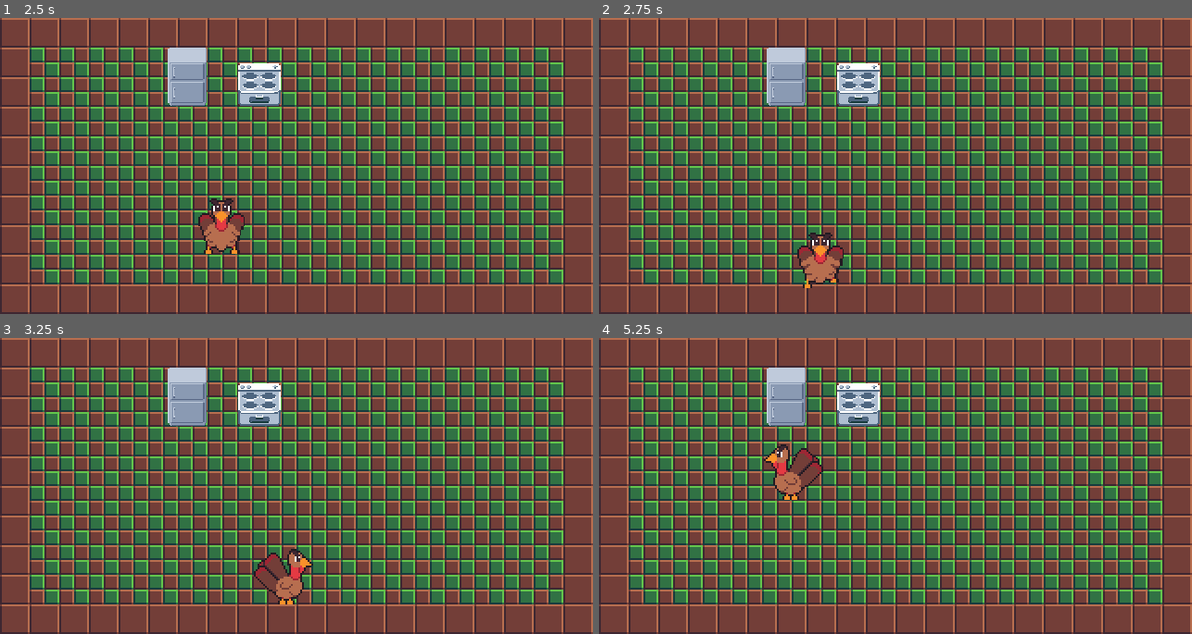
Above: before the commit, frames 1-4 (two rows, left to right).
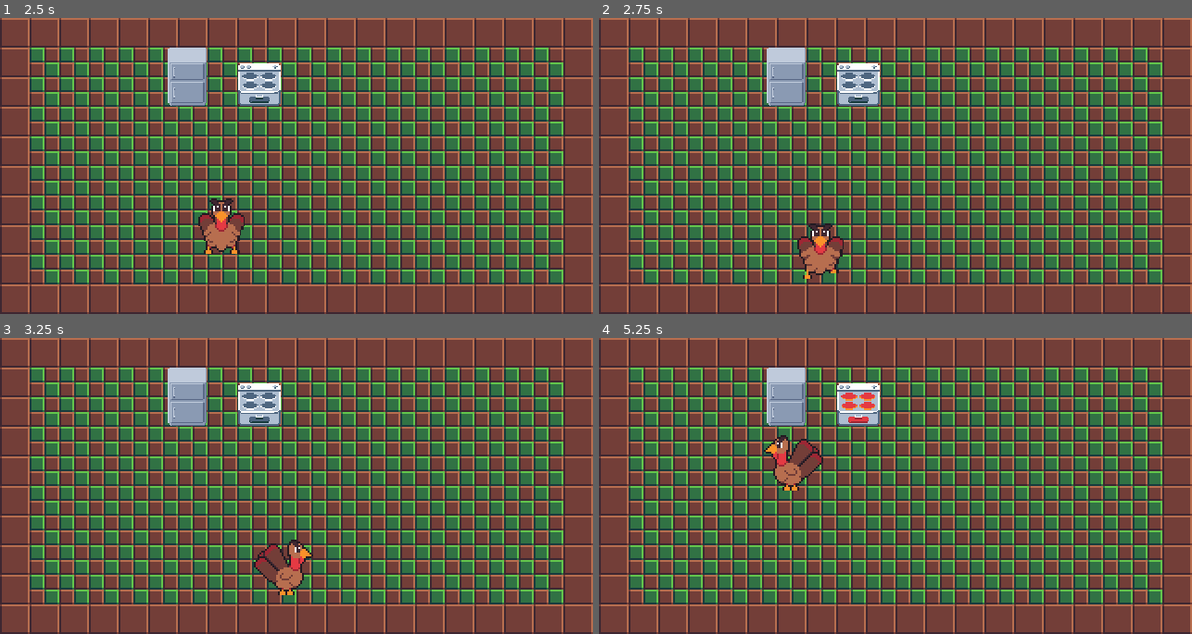
Above: after the commit, the same moments.

Repository: alexfaus08/Animals-Revenge
Game: Godot game, scene res://TitleScreen.tscn
The game is run twice, just before and just after one commit, with the same random seed, the same clock (stepped at 60 frames per second) and the same inputs.
Inputs:
- Up to frame 1 (2.5 s): click "Start" at 0.5 s; tap Enter at 1.25 s; hold Right (ui_right) 1.28-2.03 s; tap Space (ui_select) at 1.35, 1.52, 1.82, 2.1, 2.27 s; hold Down (ui_down) from 2.03 s (still down)
- Up to frame 2 (2.75 s): keep holding Down (ui_down); tap Space (ui_select) at 2.57 s
- Up to frame 3 (3.25 s): release Down (ui_down) at 2.78 s; hold Right (ui_right) from 2.78 s (still down); tap Space (ui_select) at 2.85 s
- Up to frame 4 (5.25 s): release Right (ui_right) at 3.53 s; hold Up (ui_up) 3.53-4.28 s; tap Space (ui_select) at 3.6, 3.77, 4.07, 4.35, 4.52, 4.82, 5.1 s; hold Left (ui_left) from 4.28 s (still down)

Frame 1 is identical in both runs. In frame 2, 1.0% of the frame differs, in the area x 33-42%, y 69-92%; in frame 3, 1.1%; in frame 4, 1.4%, in the area x 27-47%, y 18-55%.

Commit message:
Fridge has interaction abilities

Diff:
--- /dev/null
+++ b/Fridge.gd
@@ -0,0 +1,15 @@
+extends Area2D
+
+var player_near_fridge
+func _ready():
+	player_near_fridge = false
+	pass
+
+func _process(delta):
+	if(player_near_fridge):
+		if(Input.is_action_just_pressed("ui_select")):
+			print("open")
+
+func _on_Fridge_body_entered(body):
+	if (body.get_name() == "Player"):
+		player_near_fridge = true
--- a/Stove.gd
+++ b/Stove.gd
@@ -1,14 +1,14 @@
 extends Area2D
-var player_near
+var player_near_stove
 var stove_off
-onready var t = get_node("../Timer")
+onready var t = get_node("Stove Timer")
 
 func _ready():
 	stove_off = true
 	$StoveSprite.play("Idle")
 
 func _process(delta):
-	if(player_near and stove_off):
+	if(player_near_stove and stove_off):
 		if(Input.is_action_just_pressed("ui_select")):
 			stove_off = false
 			$StoveSprite.play("Cooking")
@@ -25,11 +25,11 @@
 
 func _on_Stove_body_entered(body):
 	if(body.get_name() == "Player"):
-		player_near = true
+		player_near_stove = true
 
 
 
 
 func _on_Stove_body_exited(body):
 	if(body.get_name() == "Player"):
-		player_near = false
+		player_near_stove = false
--- a/World.tscn
+++ b/World.tscn
@@ -1,53 +1,54 @@
-[gd_scene load_steps=54 format=2]
+[gd_scene load_steps=55 format=2]
 
 [ext_resource path="res://Kitchen_Tiles.tres" type="TileSet" id=1]
-[ext_resource path="res://Fridge.png" type="Texture" id=2]
-[ext_resource path="res://Stove.gd" type="Script" id=3]
-[ext_resource path="res://Stove Sprites/tile001.png" type="Texture" id=4]
-[ext_resource path="res://Stove Sprites/tile002.png" type="Texture" id=5]
-[ext_resource path="res://Stove Sprites/tile003.png" type="Texture" id=6]
-[ext_resource path="res://Stove Sprites/tile004.png" type="Texture" id=7]
-[ext_resource path="res://Player.gd" type="Script" id=8]
-[ext_resource path="res://Turkey_Character/tile026.png" type="Texture" id=9]
-[ext_resource path="res://Turkey_Character/tile027.png" type="Texture" id=10]
-[ext_resource path="res://Turkey_Character/tile028.png" type="Texture" id=11]
-[ext_resource path="res://Turkey_Character/tile029.png" type="Texture" id=12]
-[ext_resource path="res://Turkey_Character/tile031.png" type="Texture" id=13]
-[ext_resource path="res://Turkey_Character/tile032.png" type="Texture" id=14]
-[ext_resource path="res://Turkey_Character/tile033.png" type="Texture" id=15]
-[ext_resource path="res://Turkey_Character/tile034.png" type="Texture" id=16]
-[ext_resource path="res://Turkey_Character/tile035.png" type="Texture" id=17]
-[ext_resource path="res://Turkey_Character/tile036.png" type="Texture" id=18]
-[ext_resource path="res://Turkey_Character/tile037.png" type="Texture" id=19]
-[ext_resource path="res://Turkey_Character/tile038.png" type="Texture" id=20]
-[ext_resource path="res://Turkey_Character/tile039.png" type="Texture" id=21]
-[ext_resource path="res://Turkey_Character/tile040.png" type="Texture" id=22]
-[ext_resource path="res://Turkey_Character/tile041.png" type="Texture" id=23]
-[ext_resource path="res://Turkey_Character/tile042.png" type="Texture" id=24]
-[ext_resource path="res://Turkey_Character/tile021.png" type="Texture" id=25]
-[ext_resource path="res://Turkey_Character/tile022.png" type="Texture" id=26]
-[ext_resource path="res://Turkey_Character/tile023.png" type="Texture" id=27]
-[ext_resource path="res://Turkey_Character/tile024.png" type="Texture" id=28]
-[ext_resource path="res://Turkey_Character/tile001.png" type="Texture" id=29]
-[ext_resource path="res://Turkey_Character/tile002.png" type="Texture" id=30]
-[ext_resource path="res://Turkey_Character/tile003.png" type="Texture" id=31]
-[ext_resource path="res://Turkey_Character/tile004.png" type="Texture" id=32]
-[ext_resource path="res://Turkey_Character/tile005.png" type="Texture" id=33]
-[ext_resource path="res://Turkey_Character/tile006.png" type="Texture" id=34]
-[ext_resource path="res://Turkey_Character/tile007.png" type="Texture" id=35]
-[ext_resource path="res://Turkey_Character/tile008.png" type="Texture" id=36]
-[ext_resource path="res://Turkey_Character/tile009.png" type="Texture" id=37]
-[ext_resource path="res://Turkey_Character/tile010.png" type="Texture" id=38]
-[ext_resource path="res://Turkey_Character/tile011.png" type="Texture" id=39]
-[ext_resource path="res://Turkey_Character/tile012.png" type="Texture" id=40]
-[ext_resource path="res://Turkey_Character/tile046.png" type="Texture" id=41]
-[ext_resource path="res://Turkey_Character/tile047.png" type="Texture" id=42]
-[ext_resource path="res://Turkey_Character/tile048.png" type="Texture" id=43]
-[ext_resource path="res://Turkey_Character/tile049.png" type="Texture" id=44]
-[ext_resource path="res://Turkey_Character/tile016.png" type="Texture" id=45]
-[ext_resource path="res://Turkey_Character/tile017.png" type="Texture" id=46]
-[ext_resource path="res://Turkey_Character/tile018.png" type="Texture" id=47]
-[ext_resource path="res://Turkey_Character/tile019.png" type="Texture" id=48]
+[ext_resource path="res://Fridge.gd" type="Script" id=2]
+[ext_resource path="res://Fridge.png" type="Texture" id=3]
+[ext_resource path="res://Stove.gd" type="Script" id=4]
+[ext_resource path="res://Stove Sprites/tile001.png" type="Texture" id=5]
+[ext_resource path="res://Stove Sprites/tile002.png" type="Texture" id=6]
+[ext_resource path="res://Stove Sprites/tile003.png" type="Texture" id=7]
+[ext_resource path="res://Stove Sprites/tile004.png" type="Texture" id=8]
+[ext_resource path="res://Player.gd" type="Script" id=9]
+[ext_resource path="res://Turkey_Character/tile026.png" type="Texture" id=10]
+[ext_resource path="res://Turkey_Character/tile027.png" type="Texture" id=11]
+[ext_resource path="res://Turkey_Character/tile028.png" type="Texture" id=12]
+[ext_resource path="res://Turkey_Character/tile029.png" type="Texture" id=13]
+[ext_resource path="res://Turkey_Character/tile031.png" type="Texture" id=14]
+[ext_resource path="res://Turkey_Character/tile032.png" type="Texture" id=15]
+[ext_resource path="res://Turkey_Character/tile033.png" type="Texture" id=16]
+[ext_resource path="res://Turkey_Character/tile034.png" type="Texture" id=17]
+[ext_resource path="res://Turkey_Character/tile035.png" type="Texture" id=18]
+[ext_resource path="res://Turkey_Character/tile036.png" type="Texture" id=19]
+[ext_resource path="res://Turkey_Character/tile037.png" type="Texture" id=20]
+[ext_resource path="res://Turkey_Character/tile038.png" type="Texture" id=21]
+[ext_resource path="res://Turkey_Character/tile039.png" type="Texture" id=22]
+[ext_resource path="res://Turkey_Character/tile040.png" type="Texture" id=23]
+[ext_resource path="res://Turkey_Character/tile041.png" type="Texture" id=24]
+[ext_resource path="res://Turkey_Character/tile042.png" type="Texture" id=25]
+[ext_resource path="res://Turkey_Character/tile021.png" type="Texture" id=26]
+[ext_resource path="res://Turkey_Character/tile022.png" type="Texture" id=27]
+[ext_resource path="res://Turkey_Character/tile023.png" type="Texture" id=28]
+[ext_resource path="res://Turkey_Character/tile024.png" type="Texture" id=29]
+[ext_resource path="res://Turkey_Character/tile001.png" type="Texture" id=30]
+[ext_resource path="res://Turkey_Character/tile002.png" type="Texture" id=31]
+[ext_resource path="res://Turkey_Character/tile003.png" type="Texture" id=32]
+[ext_resource path="res://Turkey_Character/tile004.png" type="Texture" id=33]
+[ext_resource path="res://Turkey_Character/tile005.png" type="Texture" id=34]
+[ext_resource path="res://Turkey_Character/tile006.png" type="Texture" id=35]
+[ext_resource path="res://Turkey_Character/tile007.png" type="Texture" id=36]
+[ext_resource path="res://Turkey_Character/tile008.png" type="Texture" id=37]
+[ext_resource path="res://Turkey_Character/tile009.png" type="Texture" id=38]
+[ext_resource path="res://Turkey_Character/tile010.png" type="Texture" id=39]
+[ext_resource path="res://Turkey_Character/tile011.png" type="Texture" id=40]
+[ext_resource path="res://Turkey_Character/tile012.png" type="Texture" id=41]
+[ext_resource path="res://Turkey_Character/tile046.png" type="Texture" id=42]
+[ext_resource path="res://Turkey_Character/tile047.png" type="Texture" id=43]
+[ext_resource path="res://Turkey_Character/tile048.png" type="Texture" id=44]
+[ext_resource path="res://Turkey_Character/tile049.png" type="Texture" id=45]
+[ext_resource path="res://Turkey_Character/tile016.png" type="Texture" id=46]
+[ext_resource path="res://Turkey_Character/tile017.png" type="Texture" id=47]
+[ext_resource path="res://Turkey_Character/tile018.png" type="Texture" id=48]
+[ext_resource path="res://Turkey_Character/tile019.png" type="Texture" id=49]
 
 [sub_resource type="RectangleShape2D" id=6]
 
@@ -76,44 +77,44 @@
 [sub_resource type="RectangleShape2D" id=5]
 
 custom_solver_bias = 0.0
-extents = Vector2( 8, 10 )
+extents = Vector2( 8, 15 )
 _sections_unfolded = [ "Resource" ]
 
 [sub_resource type="CapsuleShape2D" id=7]
 
 custom_solver_bias = 0.0
-radius = 8.0
-height = 12.0
+radius = 11.0
+height = 16.0
 
 [sub_resource type="SpriteFrames" id=3]
 
 animations = [ {
-"frames": [ ExtResource( 9 ), ExtResource( 10 ), ExtResource( 11 ), ExtResource( 12 ) ],
+"frames": [ ExtResource( 10 ), ExtResource( 11 ), ExtResource( 12 ), ExtResource( 13 ) ],
 "loop": true,
 "name": "Walk Up",
 "speed": 5.0
 }, {
-"frames": [ ExtResource( 13 ), ExtResource( 14 ), ExtResource( 15 ), ExtResource( 16 ), ExtResource( 17 ), ExtResource( 18 ), ExtResource( 19 ), ExtResource( 20 ), ExtResource( 21 ), ExtResource( 22 ), ExtResource( 23 ), ExtResource( 24 ) ],
+"frames": [ ExtResource( 14 ), ExtResource( 15 ), ExtResource( 16 ), ExtResource( 17 ), ExtResource( 18 ), ExtResource( 19 ), ExtResource( 20 ), ExtResource( 21 ), ExtResource( 22 ), ExtResource( 23 ), ExtResource( 24 ), ExtResource( 25 ) ],
 "loop": true,
 "name": "Idle Right",
 "speed": 5.0
 }, {
-"frames": [ ExtResource( 25 ), ExtResource( 26 ), ExtResource( 27 ), ExtResource( 28 ) ],
+"frames": [ ExtResource( 26 ), ExtResource( 27 ), ExtResource( 28 ), ExtResource( 29 ) ],
 "loop": true,
 "name": "Idle Up",
 "speed": 5.0
 }, {
-"frames": [ ExtResource( 29 ), ExtResource( 30 ), ExtResource( 31 ), ExtResource( 32 ), ExtResource( 33 ), ExtResource( 34 ), ExtResource( 35 ), ExtResource( 36 ), ExtResource( 37 ), ExtResource( 38 ), ExtResource( 39 ), ExtResource( 40 ) ],
+"frames": [ ExtResource( 30 ), ExtResource( 31 ), ExtResource( 32 ), ExtResource( 33 ), ExtResource( 34 ), ExtResource( 35 ), ExtResource( 36 ), ExtResource( 37 ), ExtResource( 38 ), ExtResource( 39 ), ExtResource( 40 ), ExtResource( 41 ) ],
 "loop": true,
 "name": "Idle Down",
 "speed": 5.0
 }, {
-"frames": [ ExtResource( 41 ), ExtResource( 42 ), ExtResource( 43 ), ExtResource( 44 ) ],
+"frames": [ ExtResource( 42 ), ExtResource( 43 ), ExtResource( 44 ), ExtResource( 45 ) ],
 "loop": true,
 "name": "Walk Right",
 "speed": 5.0
 }, {
-"frames": [ ExtResource( 45 ), ExtResource( 46 ), ExtResource( 47 ), ExtResource( 48 ) ],
+"frames": [ ExtResource( 46 ), ExtResource( 47 ), ExtResource( 48 ), ExtResource( 49 ) ],
 "loop": true,
 "name": "Walk Down",
 "speed": 5.0
@@ -146,6 +147,9 @@
 format = 1
 tile_data = PoolIntArray( 0, 7, 0, 1, 7, 0, 2, 7, 0, 3, 7, 0, 4, 7, 0, 5, 7, 0, 6, 7, 0, 7, 7, 0, 8, 7, 0, 9, 7, 0, 10, …(2597 unchanged characters)…
 _sections_unfolded = [ "Transform" ]
+__meta__ = {
+"_edit_lock_": true
+}
 
 [node name="Fridge" type="Area2D" parent="." index="1"]
 
@@ -158,13 +162,14 @@
 angular_damp = 1.0
 audio_bus_override = false
 audio_bus_name = "Master"
+script = ExtResource( 2 )
 __meta__ = {
 "_edit_group_": true
 }
 
 [node name="FridgeSprite" type="Sprite" parent="Fridge" index="0"]
 
-texture = ExtResource( 2 )
+texture = ExtResource( 3 )
 
 [node name="CollisionShape2D" type="CollisionShape2D" parent="Fridge" index="1"]
 
@@ -184,20 +189,27 @@
 angular_damp = 1.0
 audio_bus_override = false
 audio_bus_name = "Master"
-script = ExtResource( 3 )
+script = ExtResource( 4 )
 __meta__ = {
 "_edit_group_": true
 }
 
-[node name="StoveSprite" type="AnimatedSprite" parent="Stove" index="0"]
+[node name="Stove Timer" type="Timer" parent="Stove" index="0"]
+
+process_mode = 1
+wait_time = 1.0
+one_shot = false
+autostart = false
+
+[node name="StoveSprite" type="AnimatedSprite" parent="Stove" index="1"]
 
 rotation = -0.00197645
 frames = SubResource( 4 )
 animation = "On"
 
-[node name="CollisionShape2D" type="CollisionShape2D" parent="Stove" index="1"]
-
-position = Vector2( 4.70877e-06, -6.5 )
+[node name="CollisionShape2D" type="CollisionShape2D" parent="Stove" index="2"]
+
+position = Vector2( 4.70877e-06, 1.93956 )
 scale = Vector2( 1.4, 1.25 )
 shape = SubResource( 5 )
 _sections_unfolded = [ "Transform", "Visibility" ]
@@ -229,12 +241,7 @@
 frames = SubResource( 3 )
 animation = "Walk Down"
 
-[node name="Timer" type="Timer" parent="." index="4"]
-
-process_mode = 1
-wait_time = 1.0
-one_shot = false
-autostart = false
+[connection signal="body_entered" from="Fridge" to="Fridge" method="_on_Fridge_body_entered"]
 
 [connection signal="body_entered" from="Stove" to="Stove" method="_on_Stove_body_entered"]
 
Not shown: 2 places in World.tscn that only renumber resources
